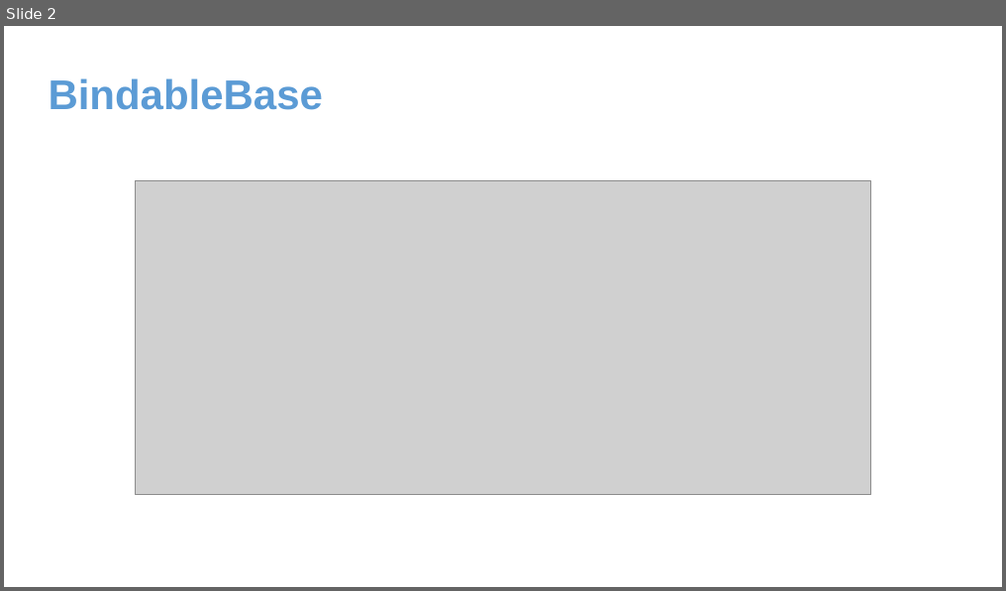
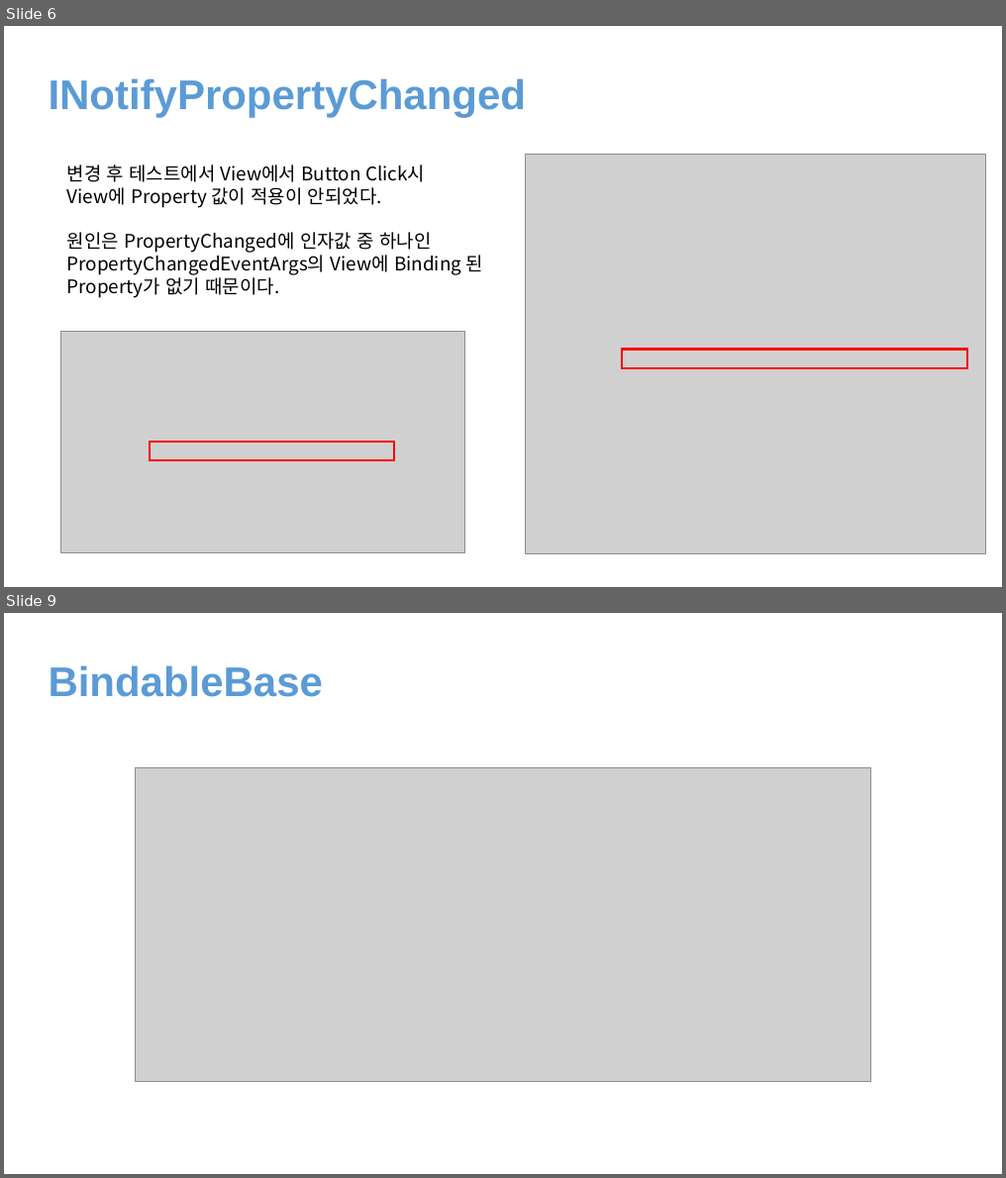
Before and after one commit to juniair/Summary-PPT, a slide deck: Prism.pptx. Shown one above the other, each under a label of ours: slide 2 before the commit, slides 6 and 9 after it; the slides between them are not shown. The pictures are 1006x591 and 1006x1178 pixels, drawn with LibreOffice and Linux fonts; fonts in the diff are those of the drawing; grey boxes stand for pictures. Boxes give left, top, right and bottom in pixels: in the first picture for what was removed or moved away, otherwise in the second. Text is boxed around its words. In the diff, an @@ line names an element or a change of style, - is before the commit and + after.

```diff
--- a/Prism.pptx
+++ b/Prism.pptx
@@ slide 6 added at bbox=[4, 26, 1002, 587], background #FFFFFF @@
@@ text added at bbox=[49, 78, 526, 117], 40 pt, text #5B9BD5, bold @@
+INotifyPropertyChanged
@@ text added at bbox=[67, 165, 483, 298], 18 pt, text #000000 @@
+변경 후 테스트에서 View에서 Button Click시
+View에 Property 값이 적용이 안되었다.
+원인은 PropertyChanged에 인자값 중 하나인
+PropertyChangedEventArgs의 View에 Binding 된
+Property가 없기 때문이다.
@@ picture added at bbox=[525, 154, 985, 555] @@
@@ picture added at bbox=[60, 332, 464, 554] @@
@@ rectangle added at bbox=[623, 350, 968, 369], outline #FF0000 2 pt @@
@@ rectangle added at bbox=[150, 442, 395, 461], outline #FF0000 2 pt @@
@@ what was slide 2 is now slide 9 @@
```
Also in this commit, not shown: 7 other slides added, 1 slide removed, 5 other files.
